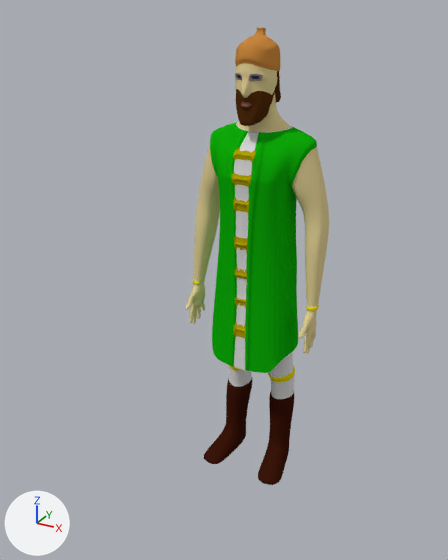
An edit to the Blender file RTS Dev Project/Assets/Models/Characters/babylonians/babylonians_knight.blend, drawn before and after from the same camera.
Rendered twice from a 50 mm lens placed at (3.11, -6.44, 5.88), pointed at (-0.4, -0.07, 2.69). Lighting does not change. The marker at lower left points along +X, +Y and +Z.

The first picture shows 'human'.
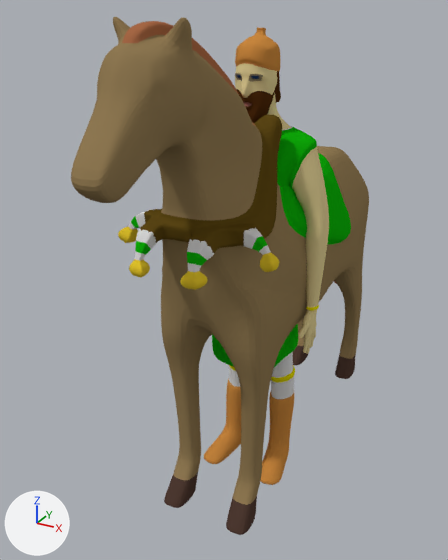
Commit message: Babylonian horse warrior Done

Diff of the bpy script that builds the scene:
```diff
--- a/RTS Dev Project/Assets/Models/Characters/babylonians/babylonians_knight.blend.py
+++ b/RTS Dev Project/Assets/Models/Characters/babylonians/babylonians_knight.blend.py
@@ mat_pell @@
 mat_pell = diffuse_material('Pell')
-mat_pell.base_color = (0.738, 0.617, 0.296)  # beige #dfce94
+mat_pell.base_color = (0.288, 0.2, 0.0895)  # brown #927c54
@@ mat_botes @@
 mat_botes = diffuse_material('Botes')
-mat_botes.base_color = (0.0445, 0.00839, 0.00341)  # brown #3c170b
+mat_botes.base_color = (0.581, 0.243, 0.049)  # orange #c9873f
@@ mat_peus @@
+mat_peus = diffuse_material('Peus')
+mat_peus.base_color = (0.08, 0.044, 0.033)  # brown #503b33
@@ mat_cabells_i_cua @@
+mat_cabells_i_cua = diffuse_material('Cabells i cua')
+mat_cabells_i_cua.base_color = (0.386, 0.139, 0.0604)  # brown #a76846
@@ me_horse @@
-me_horse.from_pydata(...)  # 332 vertices, 302 faces; spans x 0.0..1.9, y -7.7..9.1, z -8.3..6.8
+me_horse.from_pydata(...)  # 788 vertices, 736 faces; spans x 0.0..2.3, y -7.7..9.1, z -8.3..6.8
+# me_horse part 1: 4 vertices removed from x 0.0..1.6, y 1.3..1.4, z 0.7..1.8; 448 vertices added at x 0.0..2.3, y -5.2..3.8, z -0.7..4.3
+# me_horse part 2: 218 faces spanning x 0.0..1.9, y -7.7..8.0, z -7.5..6.8 switch from mat_ao (grey #bcbcbc) to mat_pell (brown #927b54)
+# me_horse part 3: 37 faces spanning x 0.0..0.8, y -6.0..9.1, z -4.9..6.5 switch from mat_ao (grey #bcbcbc) to mat_cabells_i_cua (brown #a76845)
+# me_horse part 4: 28 faces spanning x 0.7..1.6, y -3.6..7.9, z -8.3..-7.5 switch from mat_ao (grey #bcbcbc) to mat_peus (brown #503b33)
+me_horse.materials.append(mat_fusta_coll)  # brown #5e4817
+me_horse.materials.append(mat_aro_cua)  # yellow #e7c72e
+me_horse.materials.append(mat_seient)  # green #10ae0a
+me_horse.materials.append(mat_detalls_boles)  # green #10ae0a
+me_horse.materials.append(mat_detalls_boles_2)  # light grey #dbdbdb
+me_horse.materials.append(mat_boles)  # yellow #e7c72d
@@ ob_horse_mesh @@
 ob_horse_mesh = bpy.data.objects.new('horse mesh', me_horse)
-ob_horse_mesh.location = (0.0, 0.0, 0.0)
+ob_horse_mesh.location = (0.0, 0.0, 3.26)
+ob_horse_mesh.scale = (0.391, 0.391, 0.391)
 _m = ob_horse_mesh.modifiers.new('Mirror', 'MIRROR')
@@ ob_horse_mesh @@
 _m = ob_horse_mesh.modifiers.new('Subsurf', 'SUBSURF')
-ob_horse_mesh.hide_viewport = True
```

Where the change shows, as pixel boxes [x1, y1, x2, y2] in the pictures (448 x 560 px):
'horse mesh', shown (brown)
    after: [71, 17, 369, 535]
'human', recoloured
    both: [185, 71, 329, 485]
part 1 of me_horse, built on (brown)
    after: [118, 114, 351, 290]
part 2 of me_horse, recoloured (brown)
    after: [71, 17, 369, 505]
part 3 of me_horse, recoloured (brown)
    after: [122, 21, 337, 284]
part 4 of me_horse, recoloured (brown)
    after: [164, 346, 356, 535]
